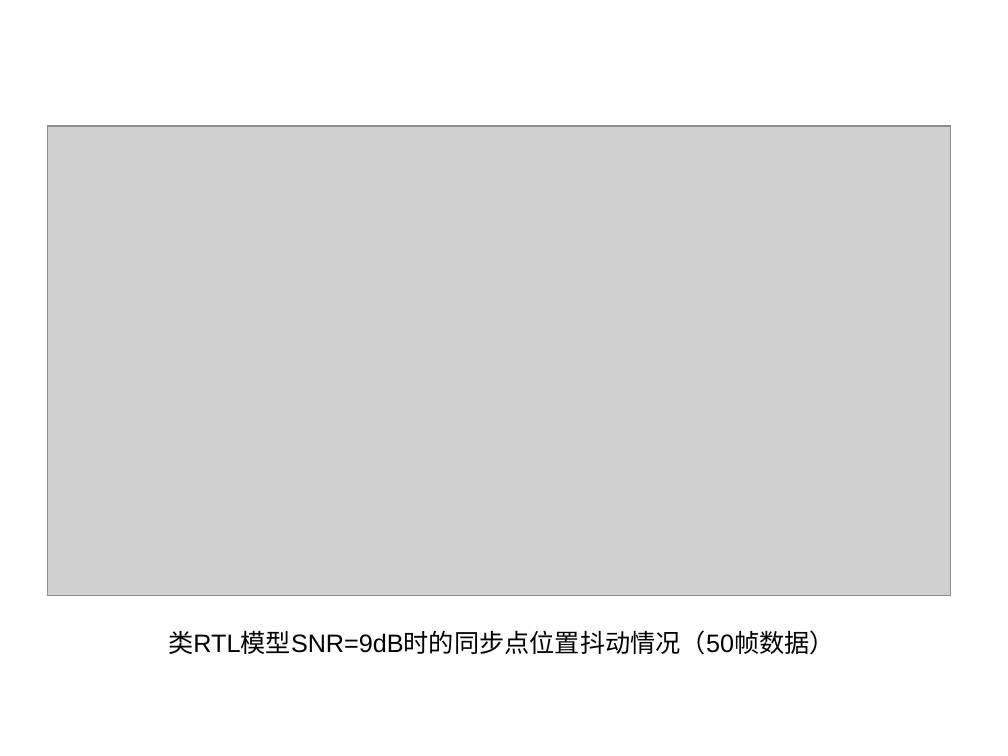
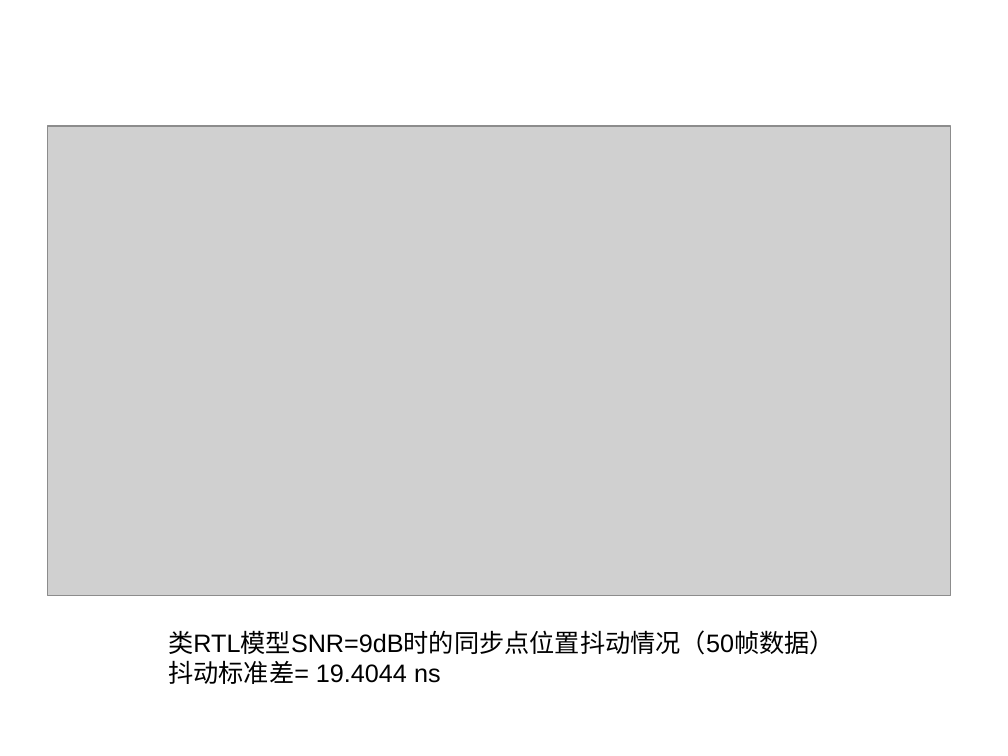
Before and after one commit to machaelsonic/hw_proj_17_syn, a slide deck: slide 40 of output_files/output_files/系统设计方案.ppt (slide 36 before the commit). Drawn at 1008x756 pixels with LibreOffice and Linux fonts; fonts in the diff are those of the drawing; grey boxes stand for pictures. Boxes give left, top, right and bottom in pixels: in the first picture for what was removed or moved away, otherwise in the second. Text is boxed around its words. In the diff, an @@ line names an element or a change of style, - is before the commit and + after.

Commit message:
增加了定时抖动时间估计

```diff
--- a/output_files/output_files/系统设计方案.ppt
+++ b/output_files/output_files/系统设计方案.ppt
@@ text at box(168, 660, 441, 684): paragraph added @@
+抖动标准差= 19.4044 ns
```
Also in this commit, not shown: 1 other slide changed, 4 slides added, 1 slide removed, 1 other file.
